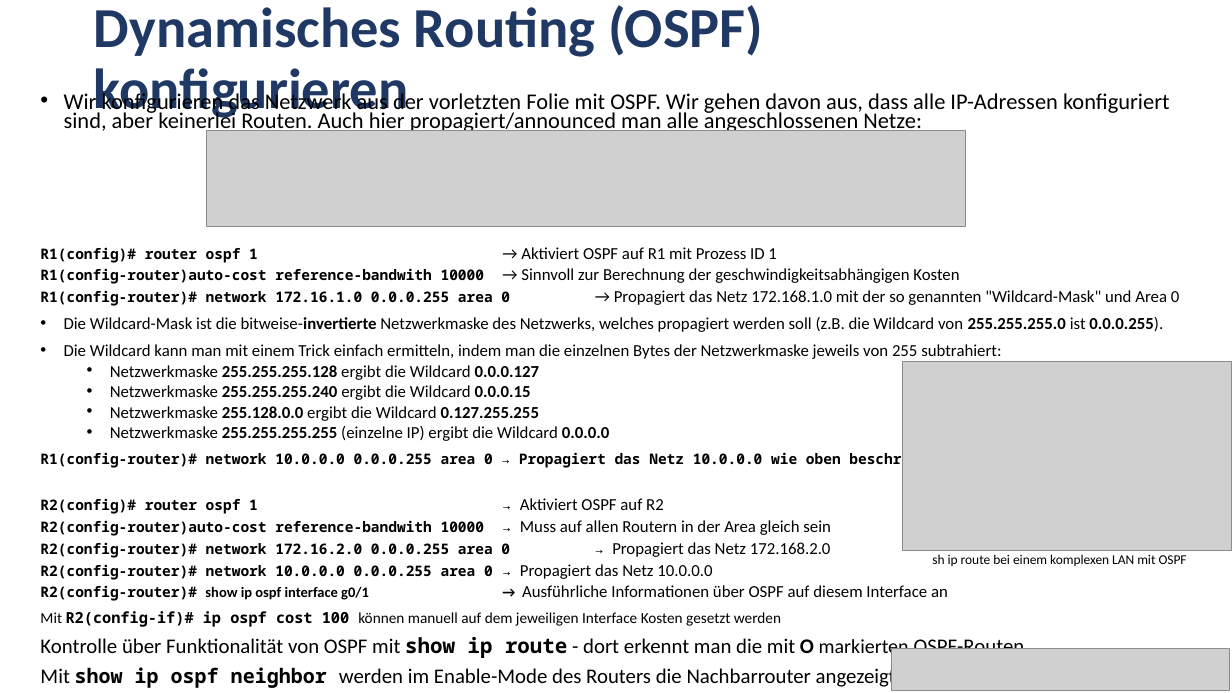
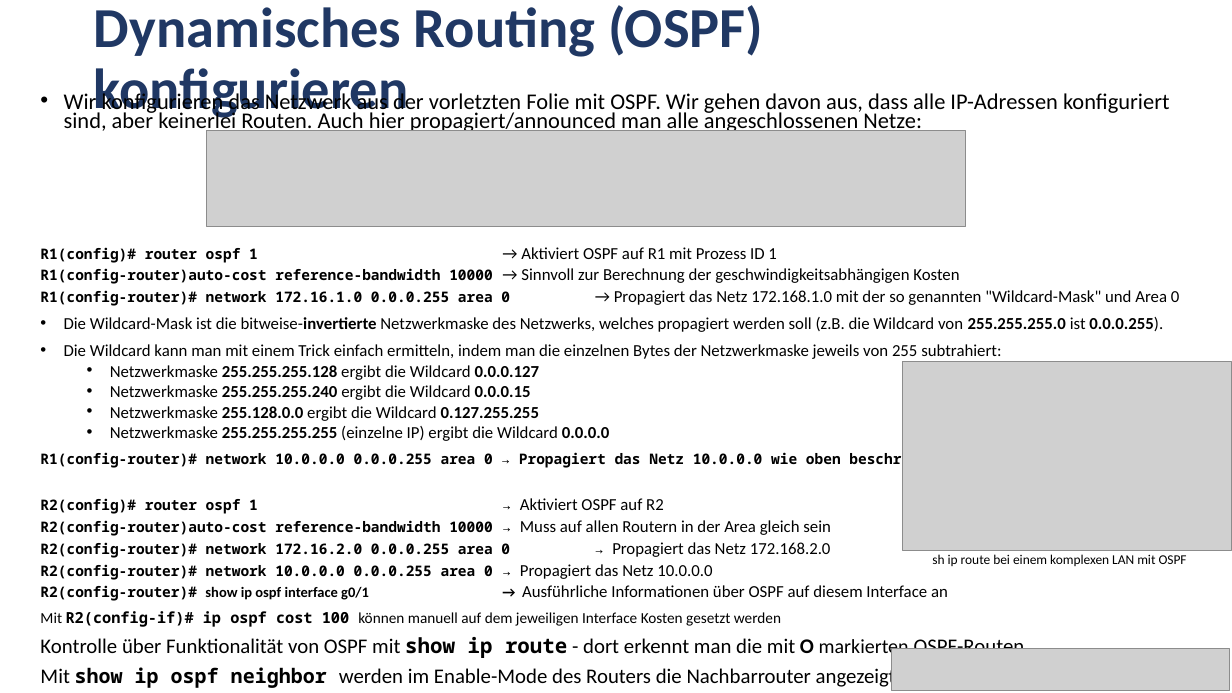
Before and after one commit to MickyRoth/Presentations, a slide deck: slide 16 of Cisco IOS.pptx. Drawn at 1232x693 pixels with LibreOffice and Linux fonts; fonts in the diff are those of the drawing; grey boxes stand for pictures; background and template pictures are left out. Boxes give left, top, right and bottom in pixels: in the first picture for what was removed or moved away, otherwise in the second. Text is boxed around its words. In the diff, an @@ line names an element or a change of style, - is before the commit and + after.

Commit message:
Korrektur

```diff
--- a/Cisco IOS.pptx
+++ b/Cisco IOS.pptx
@@ text at (40,268,959,284): text changed @@
-R1(config-router)auto-cost reference-bandwith 10000 → Sinnvoll zur Berechnung der geschwindigkeitsabhängigen Kosten
+R1(config-router)auto-cost reference-bandwidth 10000 → Sinnvoll zur Berechnung der geschwindigkeitsabhängigen Kosten
@@ text at (40,520,831,536): text changed @@
-R2(config-router)auto-cost reference-bandwith 10000 → Muss auf allen Routern in der Area gleich sein
+R2(config-router)auto-cost reference-bandwidth 10000 → Muss auf allen Routern in der Area gleich sein
```
